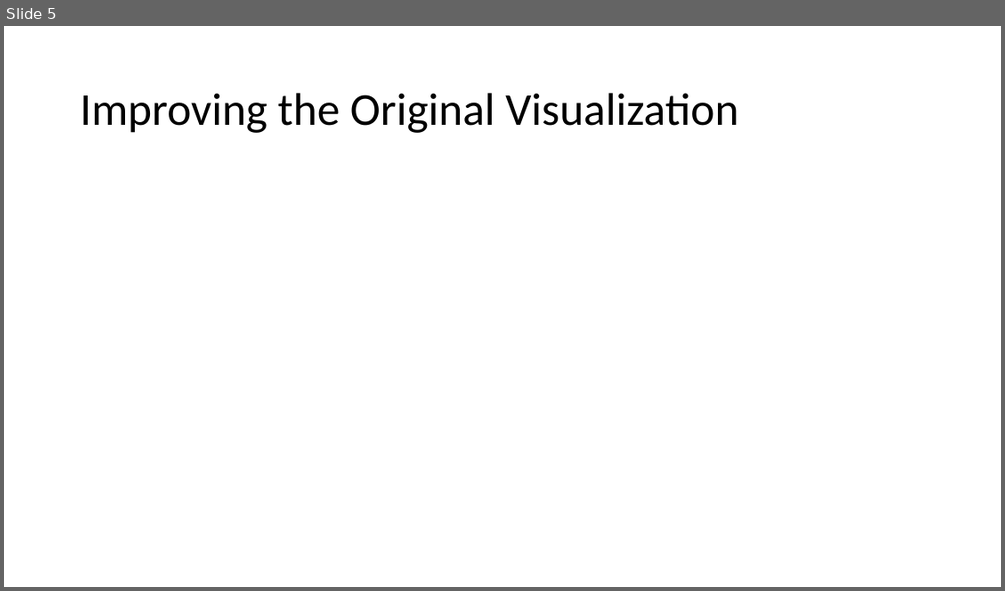
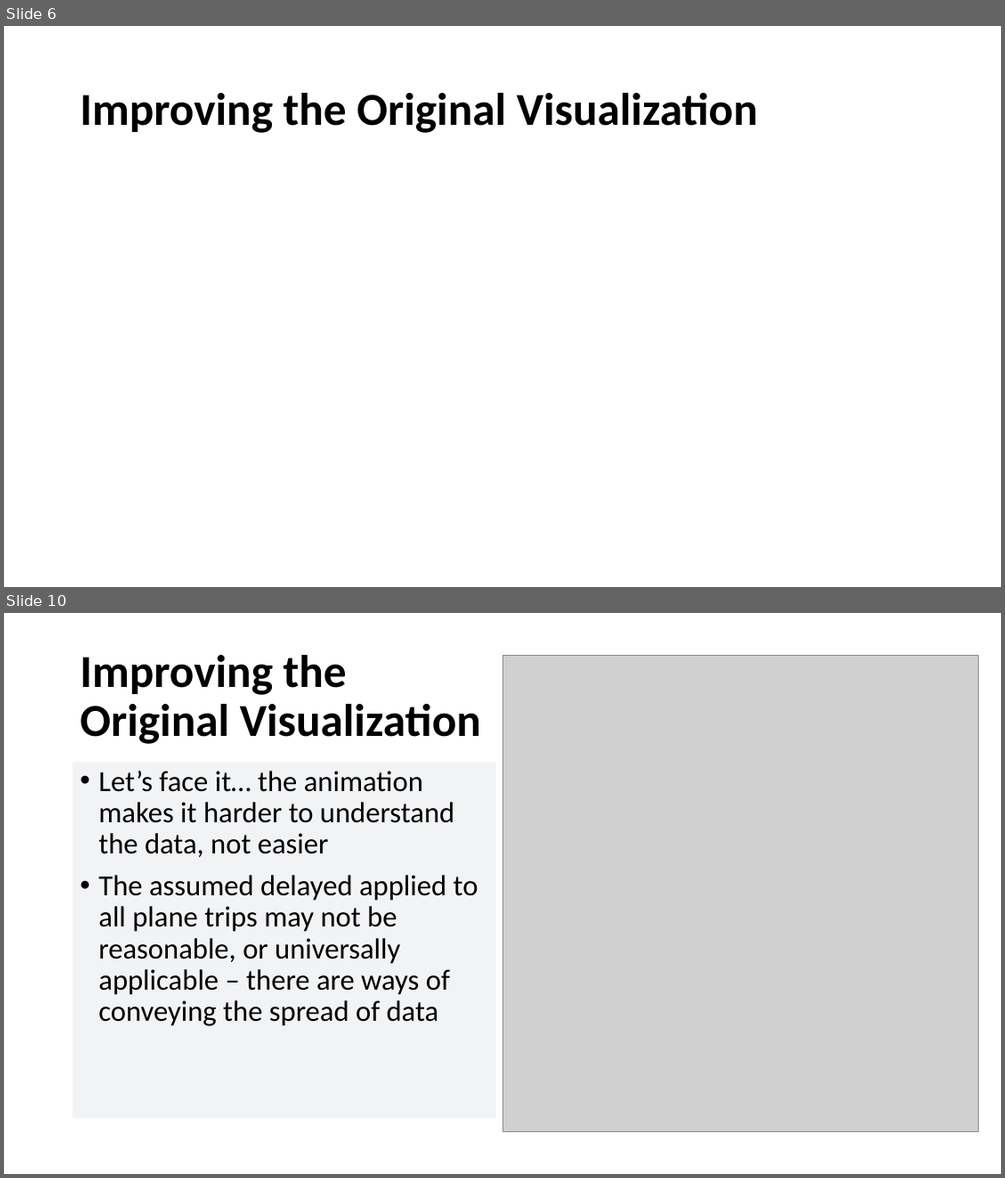
Before and after one commit to suyinlee23/MakeOverMonday_MAT_8790_LeazisLee, a slide deck: Trains vs Planes.pptx. Shown one above the other, each under a label of ours: slide 5 before the commit, slides 6 and 10 after it; the slides between them are not shown. The pictures are 1005x591 and 1005x1178 pixels, drawn with LibreOffice and Linux fonts; fonts in the diff are those of the drawing; grey boxes stand for pictures; background and template pictures are left out. Boxes give left, top, right and bottom in pixels: in the first picture for what was removed or moved away, otherwise in the second. Text is boxed around its words. In the diff, an @@ line names an element or a change of style, - is before the commit and + after.

```diff
--- a/Trains vs Planes.pptx
+++ b/Trains vs Planes.pptx
@@ slide 10 added at [4, 613, 1001, 1174], background picture (left out) @@
@@ title added at [80, 655, 481, 744], 44 pt, text #000000, bold @@
+Improving the Original Visualization
@@ picture added at [502, 656, 979, 1131] @@
@@ text added at [73, 763, 497, 1119], fill #F2F3F5, 28 pt, text #000000 @@
+• Let’s face it… the animation makes it harder to understand the data, not easier
+• The assumed delayed applied to all plane trips may not be reasonable, or universally applicable – there are ways of conveying the spread of data
@@ what was slide 5 is now slide 6 @@
@@ slide 6 changed as well @@
@@ title "Improving the Original Visualization" at [80, 93, 758, 133]: bold on @@
```
Also in this commit, not shown: 6 other slides changed, 4 other slides added.
